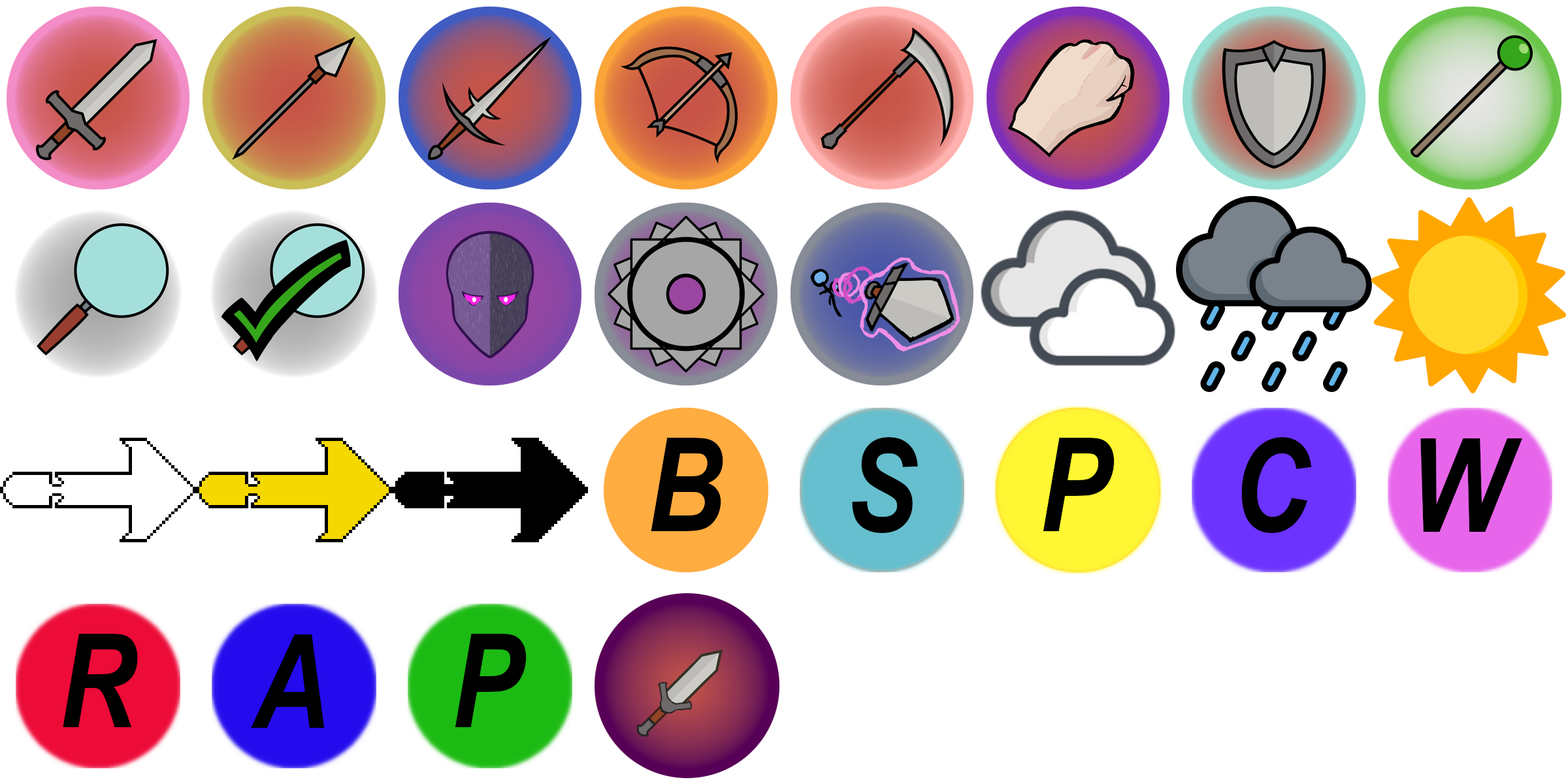
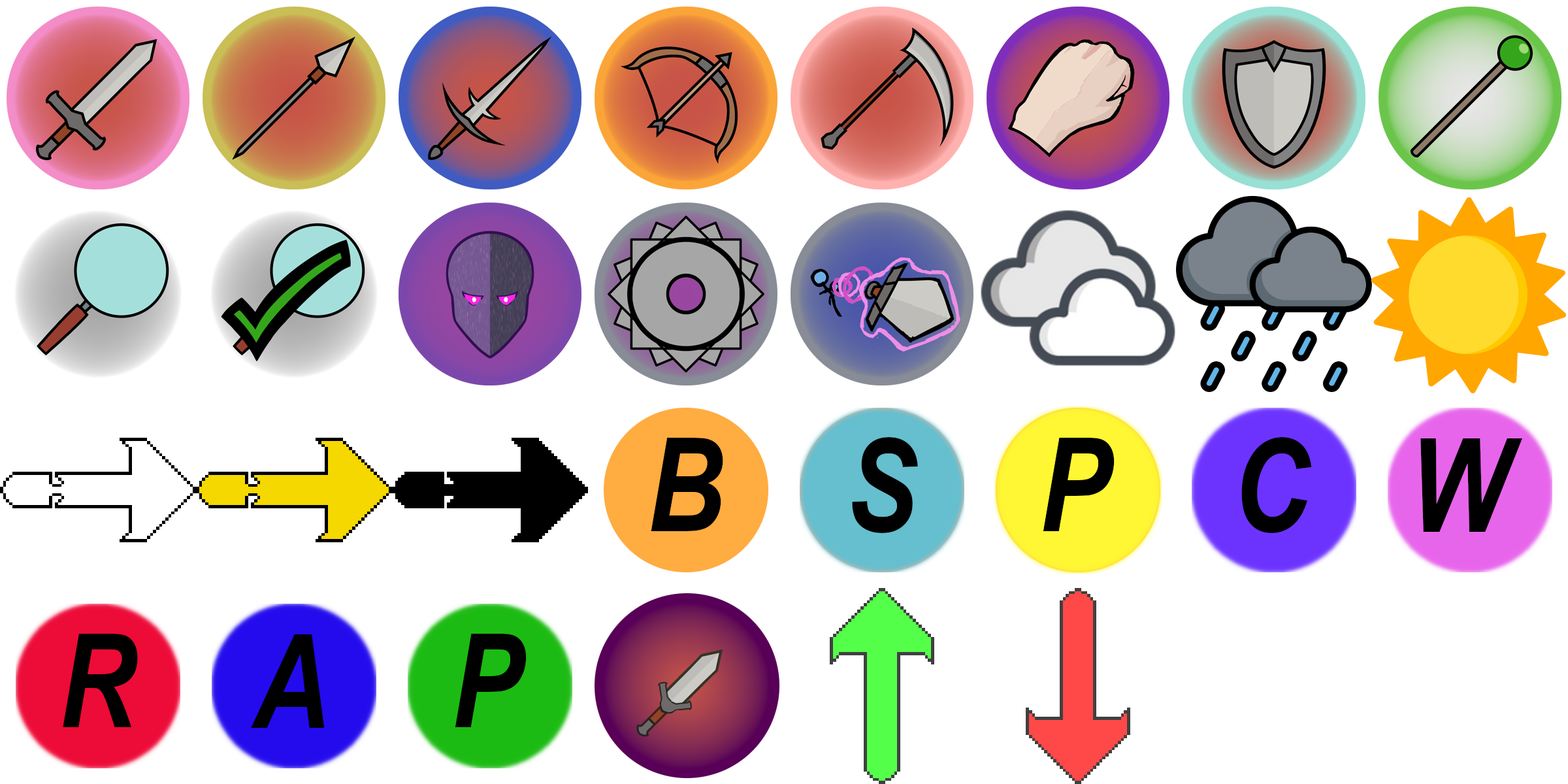
Two versions of the same layered image (1568px x 784px). Layer-by-layer changes:
added layer "ArrowLevelGrowthDown" (75%) above "ArrowLevelGrowthUp" over <box>1025,588,1131,784</box>
added layer "ArrowLevelGrowthUp" (75%) above "ArrowLevelUp.png" over <box>829,588,935,784</box>